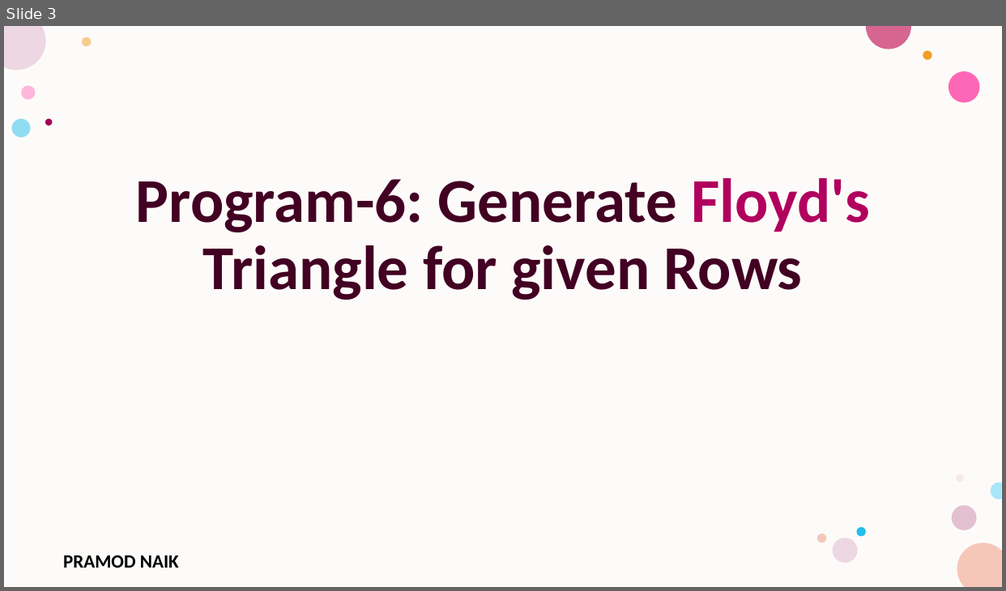
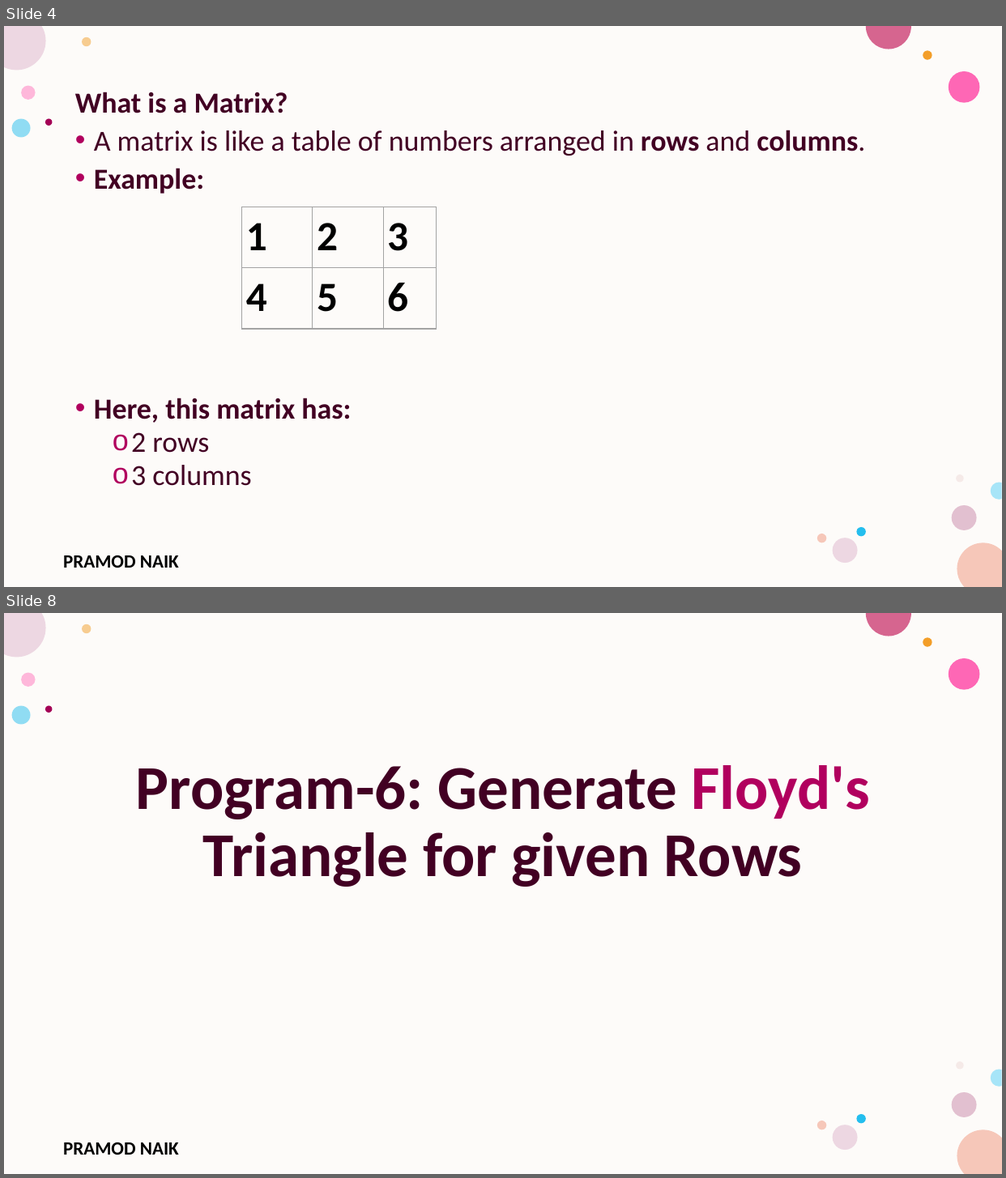
Before and after one commit to PRAMODNAIK-DEV/C-Programming-Lab-Engineering, a slide deck: Lab Programs.pptx. Shown one above the other, each under a label of ours: slide 3 before the commit, slides 4 and 8 after it; the slides between them are not shown. The pictures are 1006x591 and 1006x1178 pixels, drawn with LibreOffice and Linux fonts; fonts in the diff are those of the drawing; background and template pictures are left out. Boxes give left, top, right and bottom in pixels: in the first picture for what was removed or moved away, otherwise in the second. Text is boxed around its words. In the diff, an @@ line names an element or a change of style, - is before the commit and + after.

```diff
--- a/Lab Programs.pptx
+++ b/Lab Programs.pptx
@@ slide 4 added at <box>4,26,1002,587</box>, background #FFFFFF; not listed: 17 template elements that a slide beside it also shows @@
@@ text added at <box>75,92,865,486</box>, 28 pt, text #420023 @@
+What is a Matrix?
+• A matrix is like a table of numbers arranged in rows and columns.
+• Example:
+• Here, this matrix has:
+  o 2 rows
+  o 3 columns
@@ table added at <box>242,207,436,329</box>, 2 rows, 3 columns @@
+1 | 2 | 3
+4 | 5 | 6
@@ what was slide 3 is now slide 8 @@
```
Also in this commit, not shown: 4 other slides added, 1 other file.
